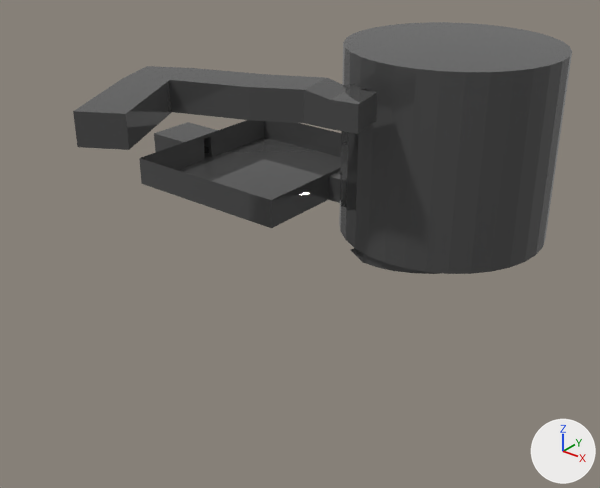
An edit to the Blender file tower/tower.blend, drawn before and after from the same camera.
Both versions are drawn from a 50 mm lens placed at (167.3, -157.8, 80.9), pointed at (63.5, -28.1, 0.5). Arrows for +X, +Y and +Z are at lower right; the lights stay in place. Objects named as collision shapes, trigger or cutter boxes, shadow casters or lower levels of detail are left out.

Objects in the first picture: 'Base-col', 'Courtyard-col', 'Hallway-col', 'spiral-ext-col'.
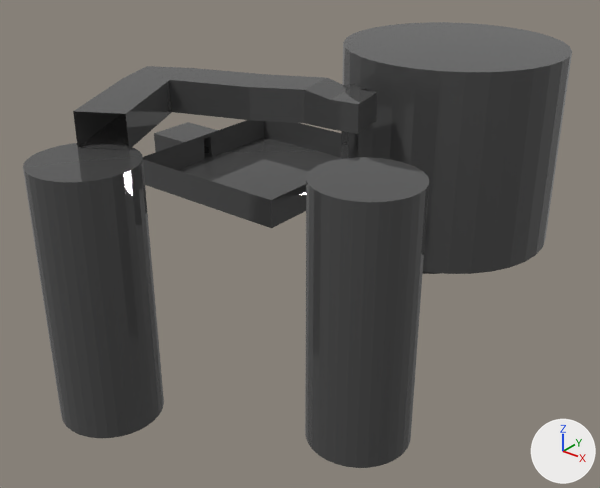
Where the change shows, as pixel boxes (x1, y1, x2, y2) in the pictures (600 x 488 px):
'Tower-col.001', added: after (305, 157, 429, 468)
'Tower-col', added: after (23, 143, 164, 438)
part 1 of me_cube_006, deleted: before (73, 111, 129, 150)

The edits, one by one:
me_cube_006 has 36 vertices, 33 faces and spans x -11.9..6.8, y -25.8..1.3, z -1.2..2.1.
me_cube_006 is used by ob_hallway_col; location (73.2, -22.4, 34.2); rotation (0.0, 0.0, -0.418), in degrees (0, 0, -24); scale (2.18, 2.18, 2.18).
Verts and faces of me_cube_006; kept vertices keep their numbers, new ones are numbered from 36.
Before the commit, vertices of me_cube_006: 32 (2.1, -22.3, -0.9), 33 (2.1, -22.3, 2.1), 34 (-0.5, -25.8, -0.9), 35 (-0.5, -25.8, 2.1).
Part 1, on me_cube_006:
Faces deleted: (32, 33, 35, 34).
Mesh me_cylinder_004 is new.
It is a 32-sided cylinder along z spanning x -1.0..1.0, y -1.0..1.0, z -4.16..1.0.
It uses material mat_prototypemat (dark grey #4c4c4c).
Object 'Tower-col.001' (ob_tower_col_001) is new; it shows me_cylinder_004.
Its location is (97.8, -53.7, 22.4).
Its scale is (9.84, 9.84, 9.84).
Object 'Tower-col' (ob_tower_col) is new; it shows a copy of me_cylinder_004.
Its location is (55.8, -77.0, 22.4).
Its scale is (9.84, 9.84, 9.84).
